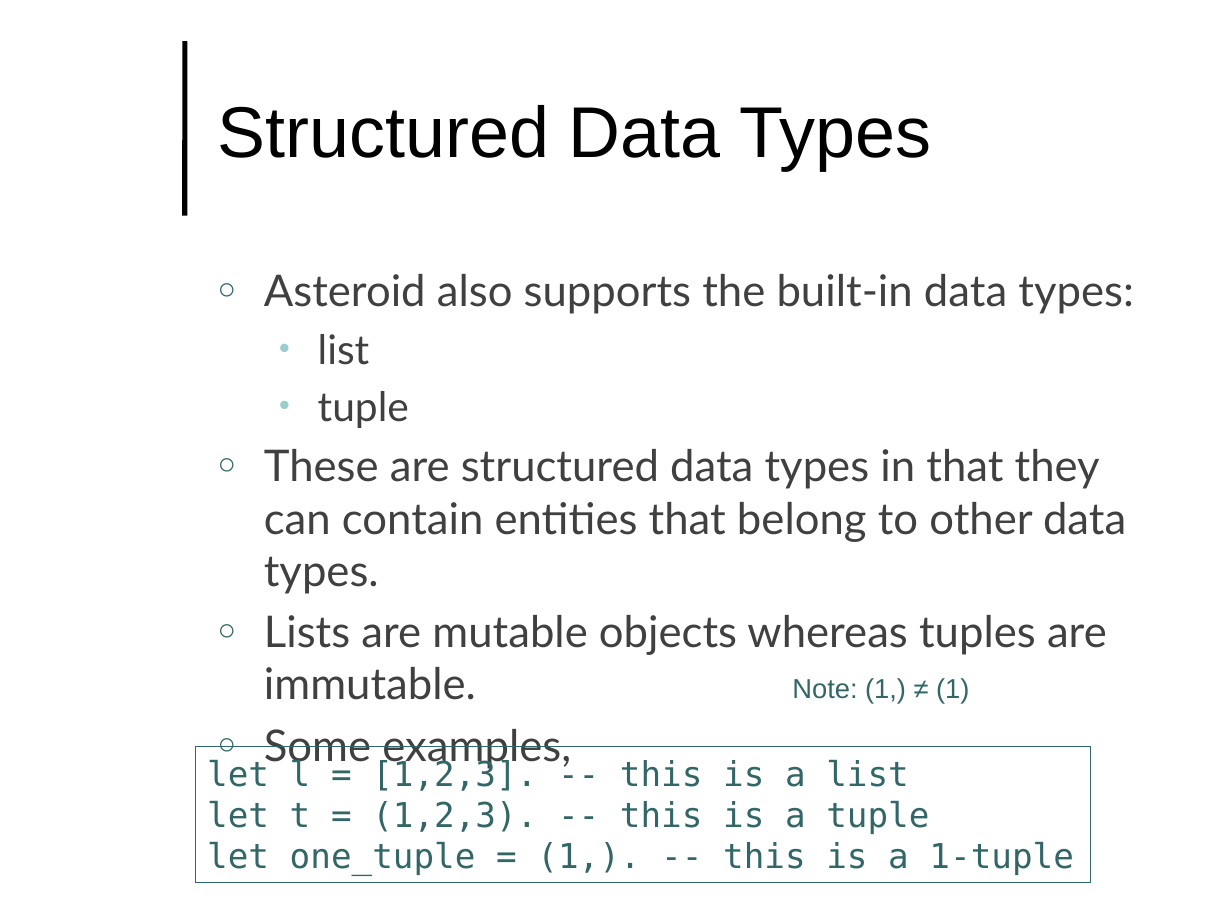
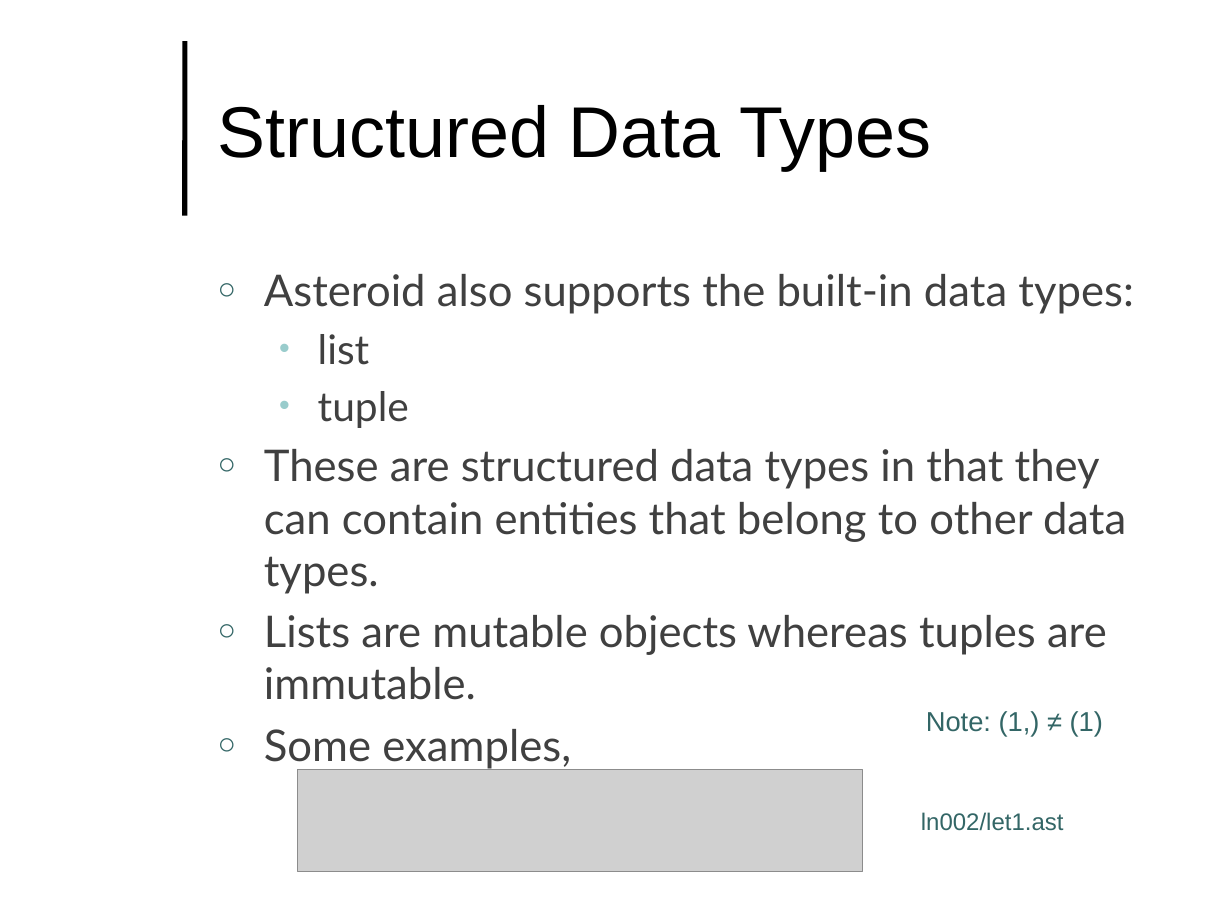
Before and after one commit to lutzhamel/CSC493, a slide deck: slide 6 of notes/csc493-ln002.pptx (slide 5 before the commit). Drawn at 1232x924 pixels with LibreOffice and Linux fonts; fonts in the diff are those of the drawing; grey boxes stand for pictures; background and template pictures are left out. Boxes give left, top, right and bottom in pixels: in the first picture for what was removed or moved away, otherwise in the second. Text is boxed around its words. In the diff, an @@ line names an element or a change of style, - is before the commit and + after.

```diff
--- a/notes/csc493-ln002.pptx
+++ b/notes/csc493-ln002.pptx
@@ text "Note: (1,) ≠ (1)": place and size @@
-text "Note: (1,) ≠ (1)" at [792, 678, 969, 704]
+text "Note: (1,) ≠ (1)" at [926, 711, 1103, 737]
@@ rectangle removed at [195, 747, 1090, 883] @@
-let l = [1,2,3]. -- this is a list
-let t = (1,2,3). -- this is a tuple
-let one_tuple = (1,). -- this is a 1-tuple
@@ picture added at [298, 769, 862, 871] @@
@@ text added at [921, 812, 1064, 831], 14 pt, text #336666 @@
+ln002/let1.ast
```
Also in this commit, not shown: 4 other slides changed, 2 slides added, 25 other files.
